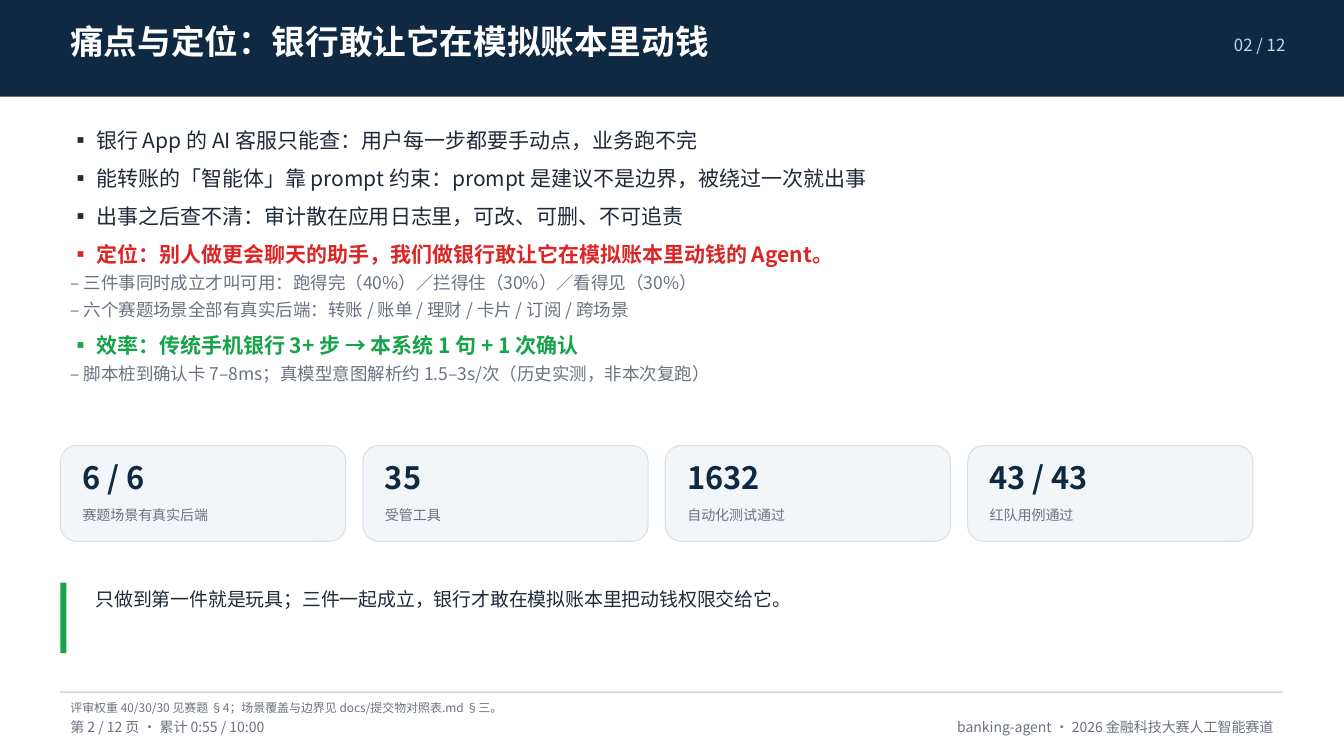
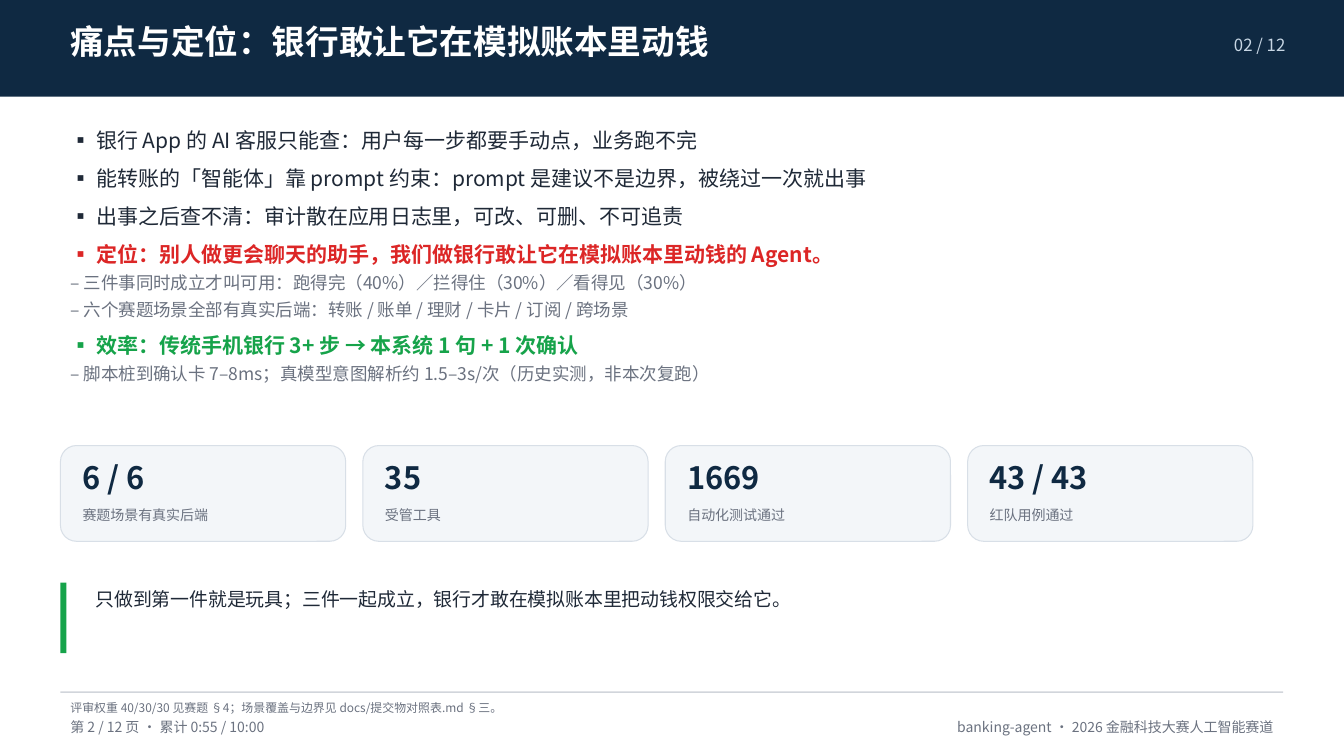
Before and after one commit to peng6yu/banking-agent, a slide deck: slide 2 of docs/交付/答辩PPT.pptx. Drawn at 1344x756 pixels with LibreOffice and Linux fonts; fonts in the diff are those of the drawing. Boxes give left, top, right and bottom in pixels: in the first picture for what was removed or moved away, otherwise in the second. Text is boxed around its words. In the diff, an @@ line names an element or a change of style, - is before the commit and + after.

```diff
--- a/docs/交付/答辩PPT.pptx
+++ b/docs/交付/答辩PPT.pptx
@@ text at bbox=[687, 465, 760, 490]: text changed @@
-1632
+1669
```
Also in this commit, not shown: 2 other slides changed, 41 other files.
